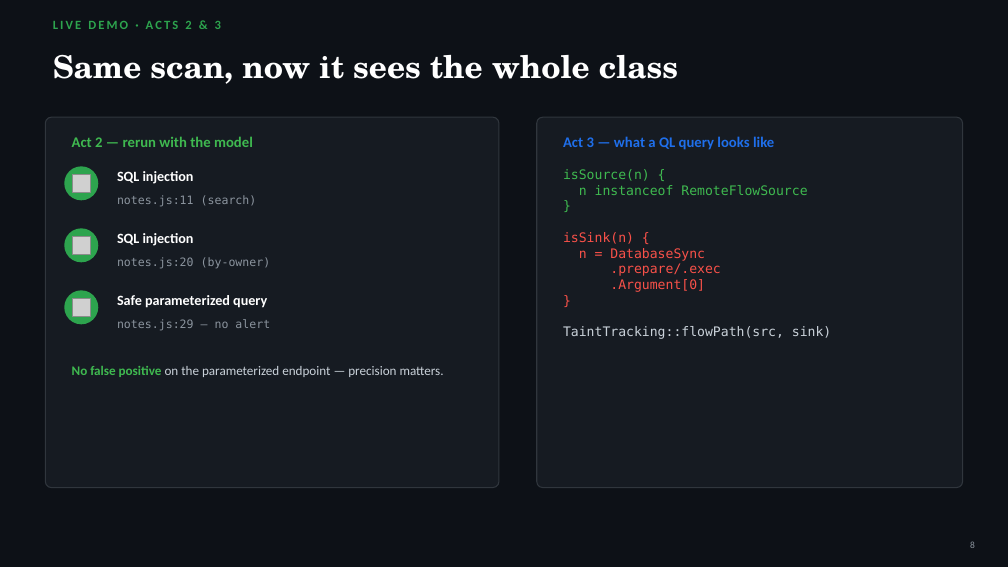
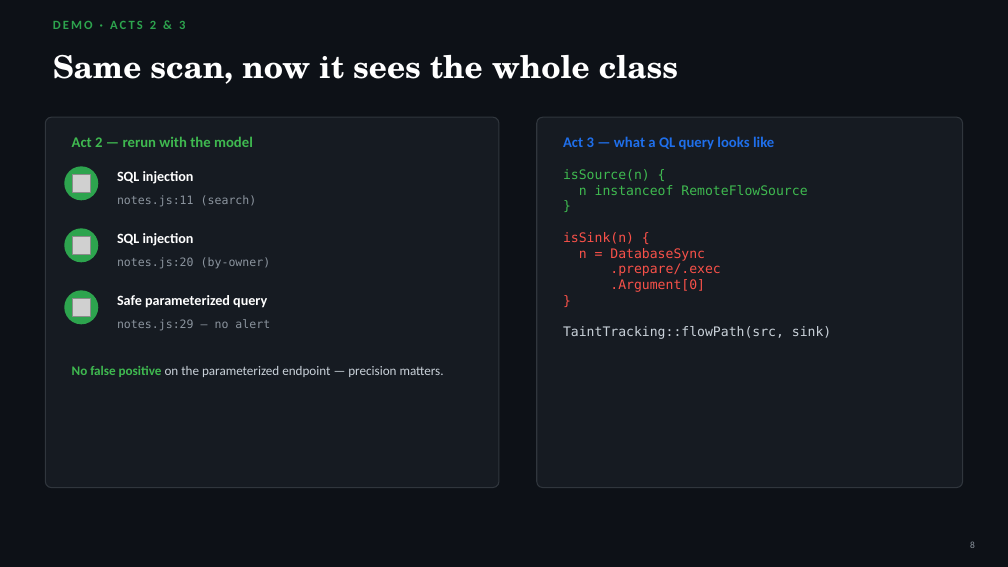
Before and after one commit to rod-trent/GHJ, a slide deck: slide 8 of presentation/CodeQL-Find-the-Bug-Class.pptx. Drawn at 1008x567 pixels with LibreOffice and Linux fonts; fonts in the diff are those of the drawing; grey boxes stand for pictures. Boxes give left, top, right and bottom in pixels: in the first picture for what was removed or moved away, otherwise in the second. Text is boxed around its words. In the diff, an @@ line names an element or a change of style, - is before the commit and + after.

```diff
--- a/presentation/CodeQL-Find-the-Bug-Class.pptx
+++ b/presentation/CodeQL-Find-the-Bug-Class.pptx
@@ text at (53, 21, 185, 29): text changed @@
-LIVE DEMO · ACTS 2 & 3
+DEMO · ACTS 2 & 3
```
Also in this commit, not shown: 2 other slides changed.
